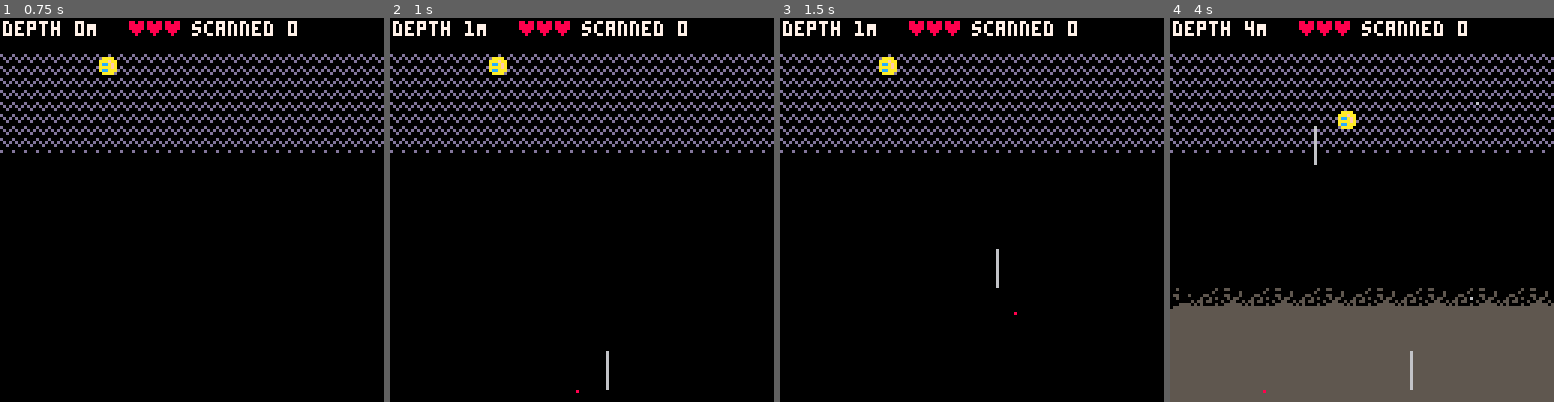
Above: before the commit, frames 1-4 (left to right).
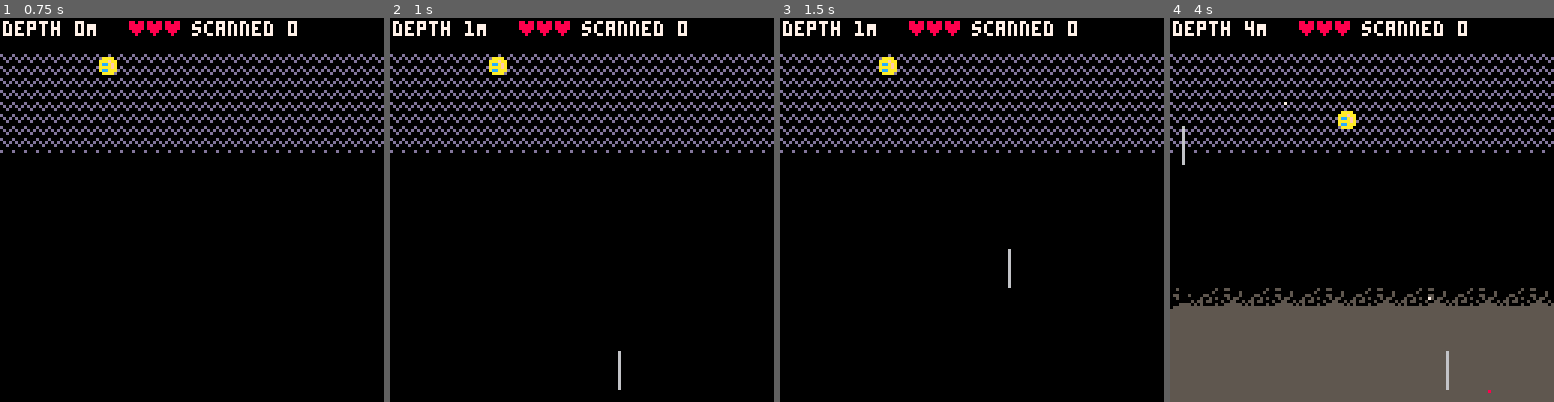
Above: after the commit, the same moments.

Repository: broquaint/pico8-carts
Game: PICO-8 cartridge tephratoil.p8
Same seed, same stepped clock (60 frames per second), same inputs: the game is played once before the commit and once after it.
Inputs:
- Up to frame 1 (0.75 s): tap X (X key) at 0.33 s; tap O (Z key) at 0.7 s
- Up to frame 2 (1 s): no input
- Up to frame 3 (1.5 s): tap X (X key) at 1.07 s
- Up to frame 4 (4 s): hold Right 1.6-2.1 s; tap O (Z key) every 0.4 s from 1.7 to 3.7 s; tap X (X key) at 1.85, 2.97 s; hold Up 2.15-2.42 s; hold Right 2.47-3.03 s; hold Left 3.08-3.58 s; hold Down 3.63-3.97 s

Frame 1 is identical in both runs. In frame 2, 0.2% of the frame differs, in the area x 48-61%, y 86-98%; in frame 3, 0.2%; in frame 4, 0.4%, in the area x 3-84%, y 21-98%.

Commit message:
Add a little variety to air streaks
A little variety.

Diff:
--- a/tephratoil.p8
+++ b/tephratoil.p8
@@ -295,7 +295,7 @@
 function falling_air_streaks()
    if frame_count % 30 == 0 then
       local streak = make_obj({
-            x = rand_tile_x(),
+            x = rand_tile_x()+2+randx(4),
             y = 128,
             length = 12,
             frames = 141,
